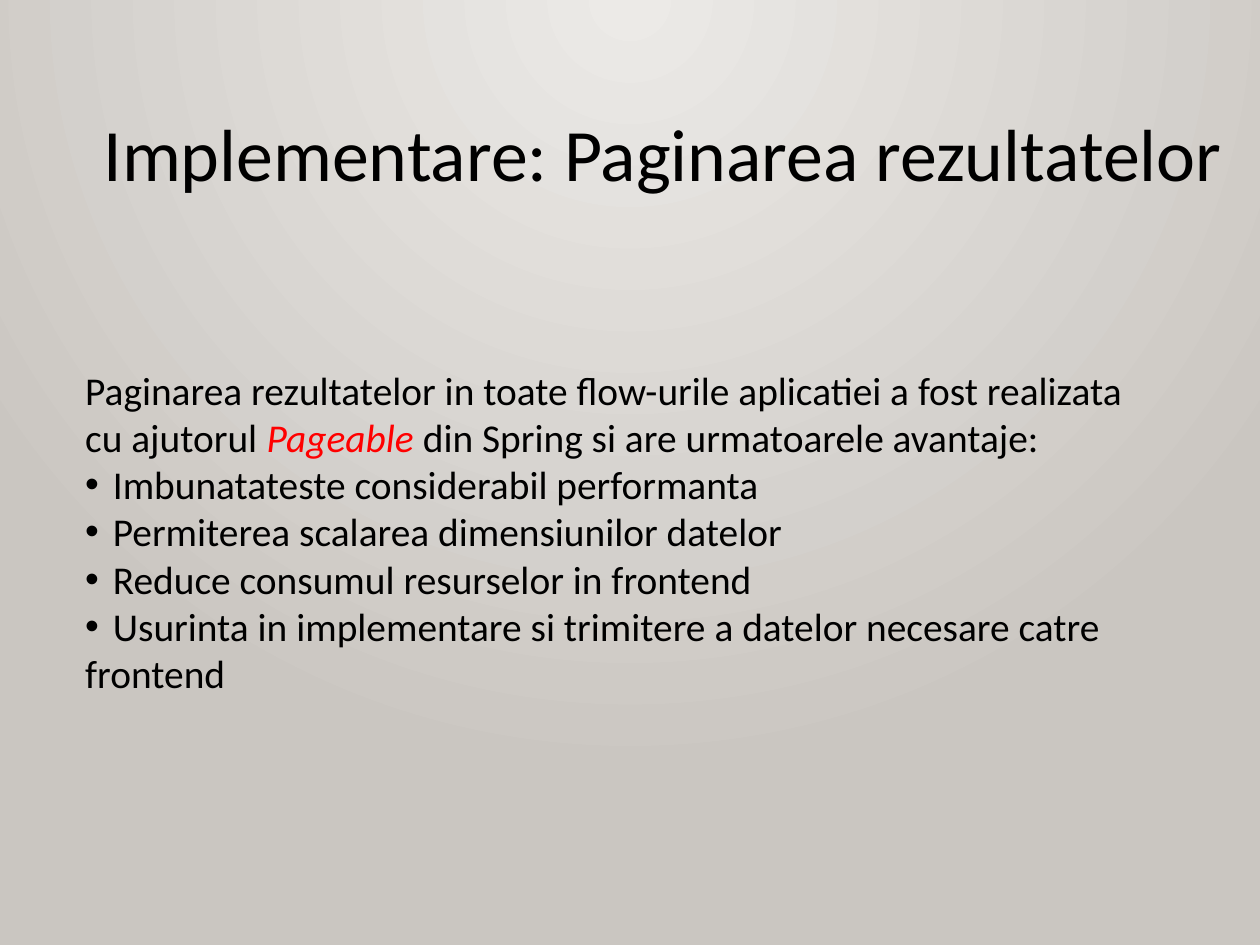
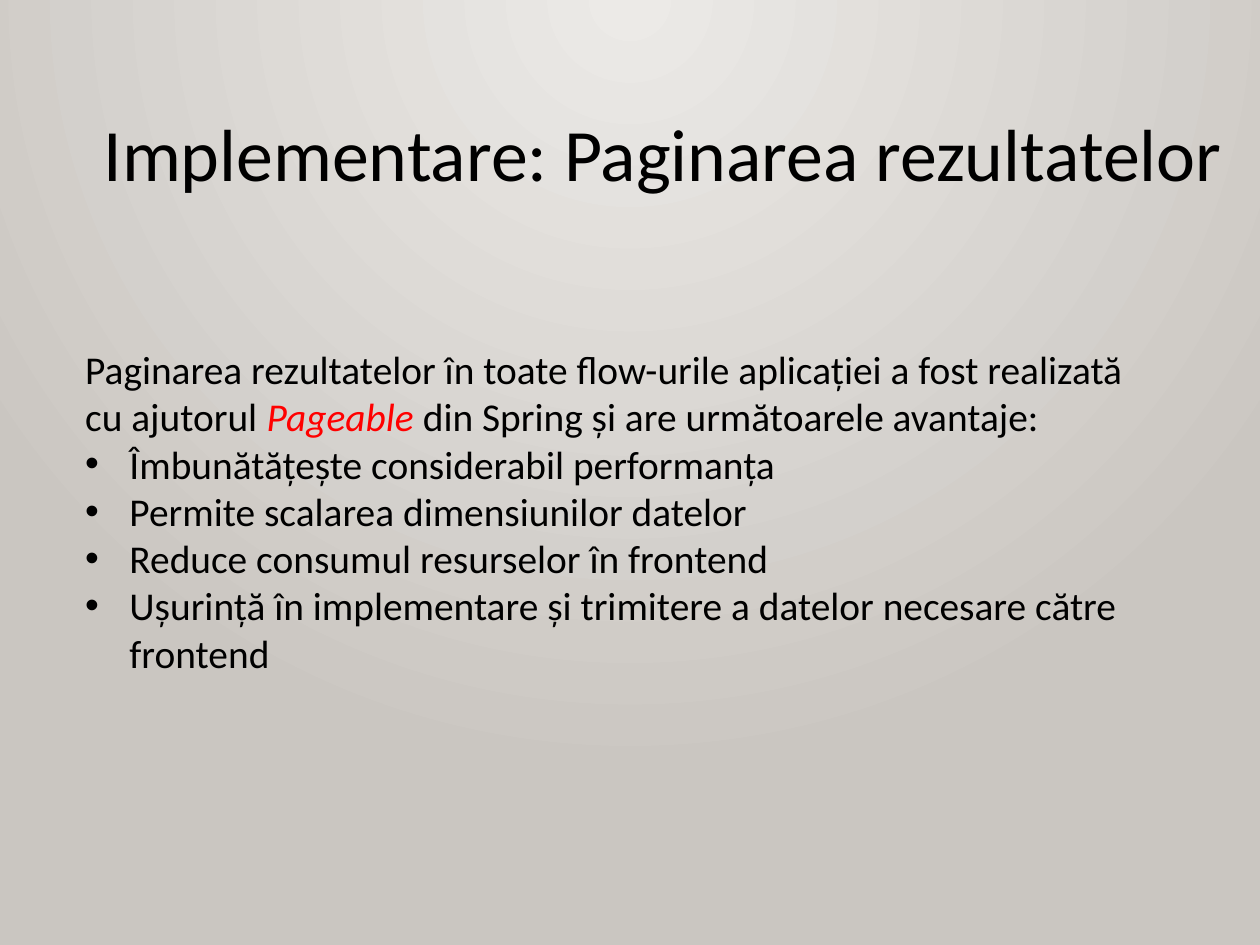
Before and after one commit to AlexandruOlteanu/SwapIt, a slide deck: slide 11 of files/documentation/presentation/Final_Presentation_Alexandru_Olteanu.pptx. Drawn at 1260x945 pixels with LibreOffice and Linux fonts; fonts in the diff are those of the drawing. Boxes give left, top, right and bottom in pixels: in the first picture for what was removed or moved away, otherwise in the second. Text is boxed around its words. In the diff, an @@ line names an element or a change of style, - is before the commit and + after.

```diff
--- a/files/documentation/presentation/Final_Presentation_Alexandru_Olteanu.pptx
+++ b/files/documentation/presentation/Final_Presentation_Alexandru_Olteanu.pptx
@@ text at [85,356,1122,669]: text changed @@
-Paginarea rezultatelor in toate flow-urile aplicatiei a fost realizata cu ajutorul Pageable din Spring si are urmatoarele avantaje:
-• Imbunatateste considerabil performanta
-• Permiterea scalarea dimensiunilor datelor
-• Reduce consumul resurselor in frontend
-• Usurinta in implementare si trimitere a datelor necesare catre
-frontend
+Paginarea rezultatelor în toate flow-urile aplicației a fost realizată cu ajutorul Pageable din Spring și are următoarele avantaje:
+• Îmbunătățește considerabil performanța
+• Permite scalarea dimensiunilor datelor
+• Reduce consumul resurselor în frontend
+• Ușurință în implementare și trimitere a datelor necesare către frontend
```
Also in this commit, not shown: 11 other slides changed, 1 slide added, 1 slide removed.
